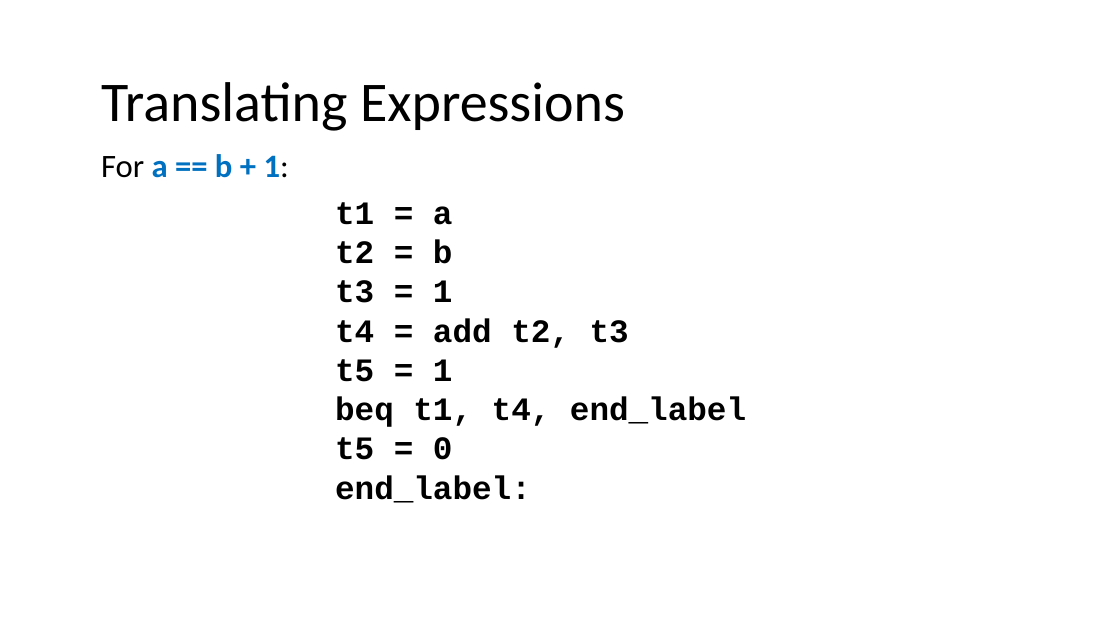
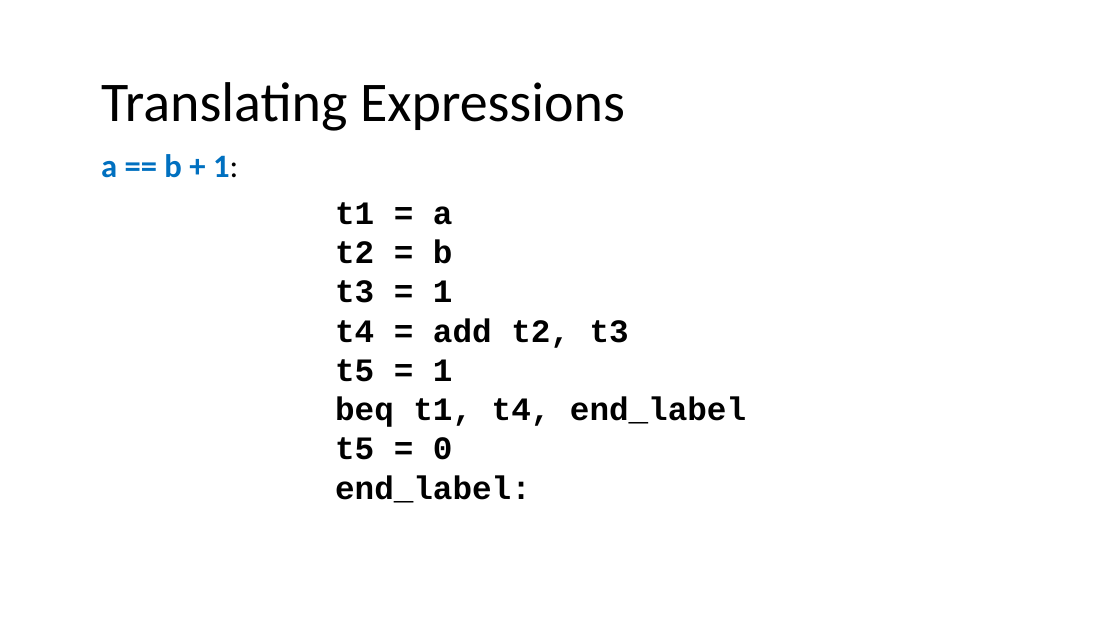
Before and after one commit to nivshani/compilation, a slide deck: slide 24 of slides/IR.pptx. Drawn at 1120x630 pixels with LibreOffice and Linux fonts; fonts in the diff are those of the drawing. Boxes give left, top, right and bottom in pixels: in the first picture for what was removed or moved away, otherwise in the second. Text is boxed around its words. In the diff, an @@ line names an element or a change of style, - is before the commit and + after.

```diff
--- a/slides/IR.pptx
+++ b/slides/IR.pptx
@@ text at [101,154,238,178]: text changed @@
-For a == b + 1:
+a == b + 1:
```
Also in this commit, not shown: 21 other slides changed, 1 other file.
